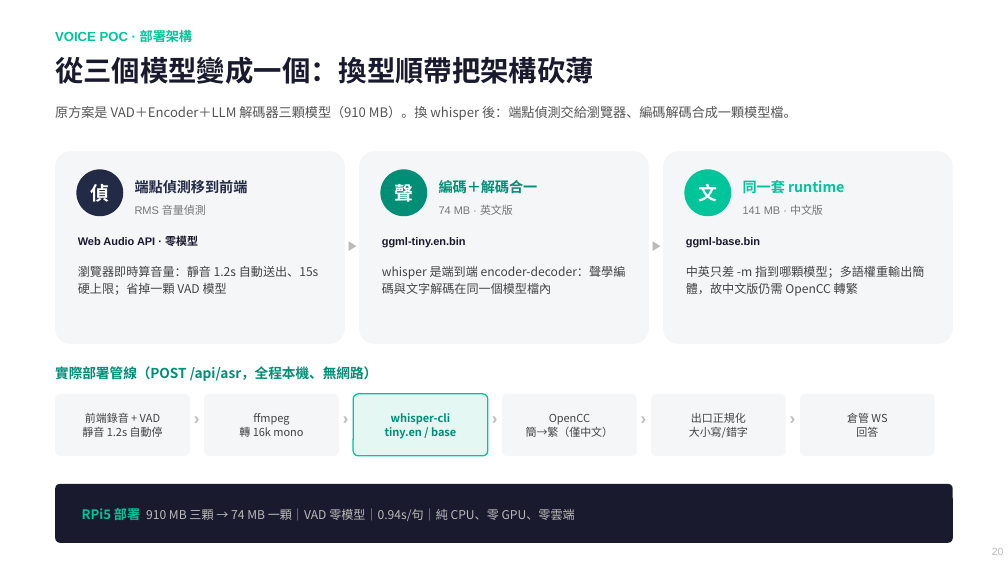
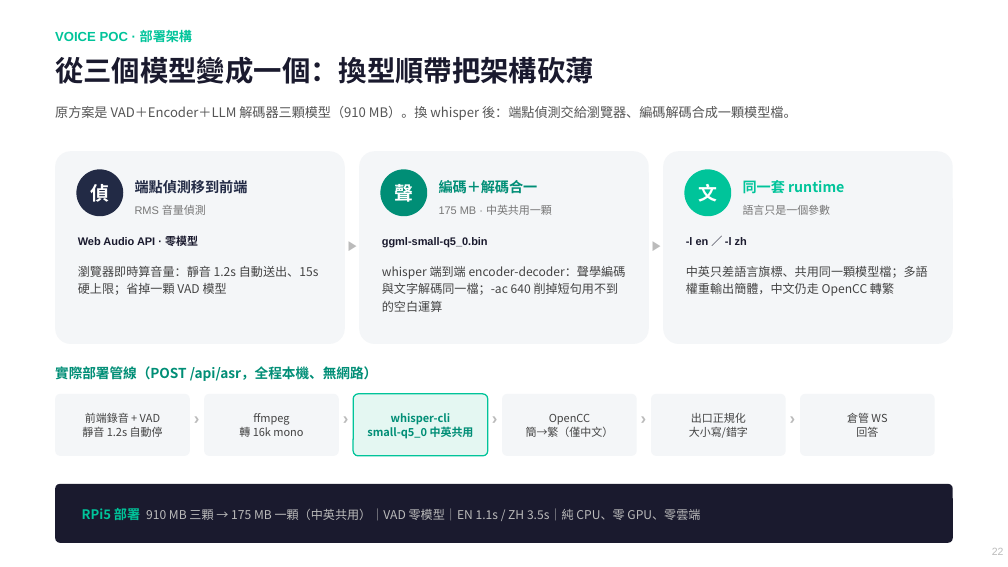
Before and after one commit to chunyen627-afk/warehouse-v2-agent, a slide deck: slide 22 of 倉管Agent_專案簡報.pptx (slide 20 before the commit). Drawn at 1008x567 pixels with LibreOffice and Linux fonts; fonts in the diff are those of the drawing. Boxes give left, top, right and bottom in pixels: in the first picture for what was removed or moved away, otherwise in the second. Text is boxed around its words. In the diff, an @@ line names an element or a change of style, - is before the commit and + after.

```diff
--- a/倉管Agent_專案簡報.pptx
+++ b/倉管Agent_專案簡報.pptx
@@ text at [439, 205, 552, 215]: text changed @@
-74 MB · 英文版
+175 MB · 中英共用一顆
@@ text at [743, 205, 831, 215]: text changed @@
-141 MB · 中文版
+語言只是一個參數
@@ text at [382, 237, 488, 248]: text changed @@
-ggml-tiny.en.bin
+ggml-small-q5_0.bin
@@ text at [686, 237, 747, 245]: text changed @@
-ggml-base.bin
+-l en ／ -l zh
@@ text at [382, 266, 626, 312]: text changed @@
-whisper 是端到端 encoder-decoder：聲學編碼與文字解碼在同一個模型檔內
+whisper 端到端 encoder-decoder：聲學編碼與文字解碼同一檔；-ac 640 削掉短句用不到的空白運算
@@ text at [686, 266, 928, 296]: text changed @@
-中英只差 -m 指到哪顆模型；多語權重輸出簡體，故中文版仍需 OpenCC 轉繁
+中英只差語言旗標、共用同一顆模型檔；多語權重輸出簡體，中文仍走 OpenCC 轉繁
@@ text at [367, 426, 474, 439]: text changed @@
-tiny.en / base
+small-q5_0 中英共用
@@ text at [82, 506, 700, 524]: text changed @@
-RPi5 部署 910 MB 三顆 → 74 MB 一顆｜VAD 零模型｜0.94s/句｜純 CPU、零 GPU、零雲端
+RPi5 部署 910 MB 三顆 → 175 MB 一顆（中英共用）｜VAD 零模型｜EN 1.1s / ZH 3.5s｜純 CPU、零 GPU、零雲端
@@ text at [992, 548, 1004, 555]: text changed @@
-20
+22
```
Also in this commit, not shown: 15 other slides changed, 2 slides added, 1 other file.
